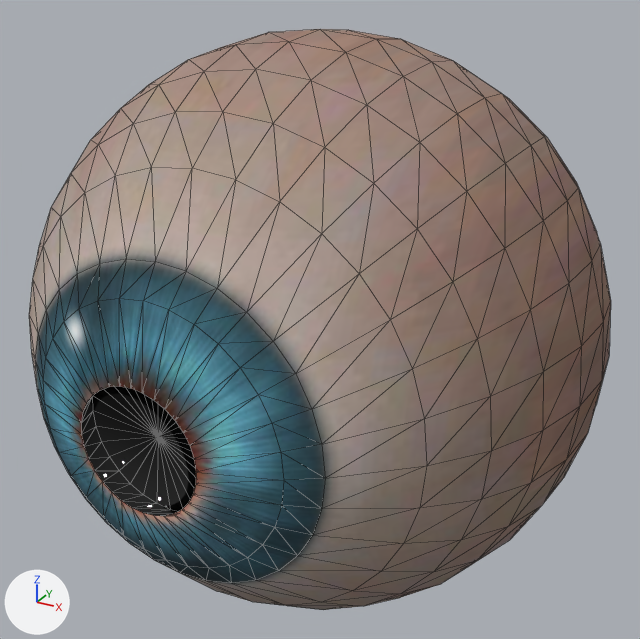
The glTF model EyeDHD-App/public/eye_model.glb: old version first, new version second.
Camera for both pictures: a 50 mm lens placed at (1.417, -2.579, 1.287), pointed at (0.004, -0.009, 0.002). The axes (+X, +Y, +Z) are drawn at lower left. The lights are the same throughout. The first picture is the older version. Mesh edges are drawn as thin lines. Vertices at exactly the same position are counted once.

In view in the first picture: 'Eye'.
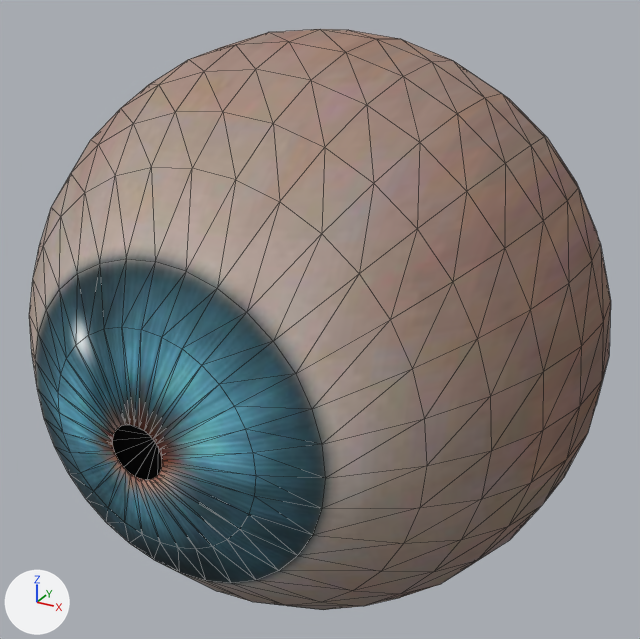
Location of each change, [x1, y1, x2, y2] in pixels of the pictures (640 x 639 px; the box of a moved part takes in the faces that stretch with it):
'Eye', surface changed, reshaped: [29, 29, 611, 610] in both
part 1 of me_sphere_001, moved or reshaped: [35, 259, 325, 583] in both
part 2 of me_sphere_001, surface changed: [35, 289, 286, 564] in both

Edits to the bpy script that builds the scene:
```text
Change mat_pupil:
    mat_pupil.roughness: 0.0 -> 1.0
Change me_sphere_001:
    where me_sphere_001.from_pydata(...)  # 514 vertices, 1024 faces; spans x -1.0..1.0, y -1.02..1.0, z -1.0..1.0
    used by ob_eye; location = (0.0, 0.0, 0.0)
    me_sphere_001 part 1: 64 of 514 vertices moved; they spanned x -0.41..0.41, y -1.02..-0.95, z -0.41..0.41 and now span x -0.34..0.34, y -1.02..-0.96, z -0.34..0.34; mean shift (0.0, -0.01, 0.0); largest move (0.07, -1.02, 0.18) -> (0.03, -1.02, 0.08)
    me_sphere_001 part 2: texture (UV) coordinates of 224 of 1024 faces, centred in x -0.47..0.47, y -1.0..-0.91, z -0.47..0.47, changed; they spanned u 0.34..0.66, v 0.35..0.66 and now span u 0.36..0.64, v 0.36..0.64
```
